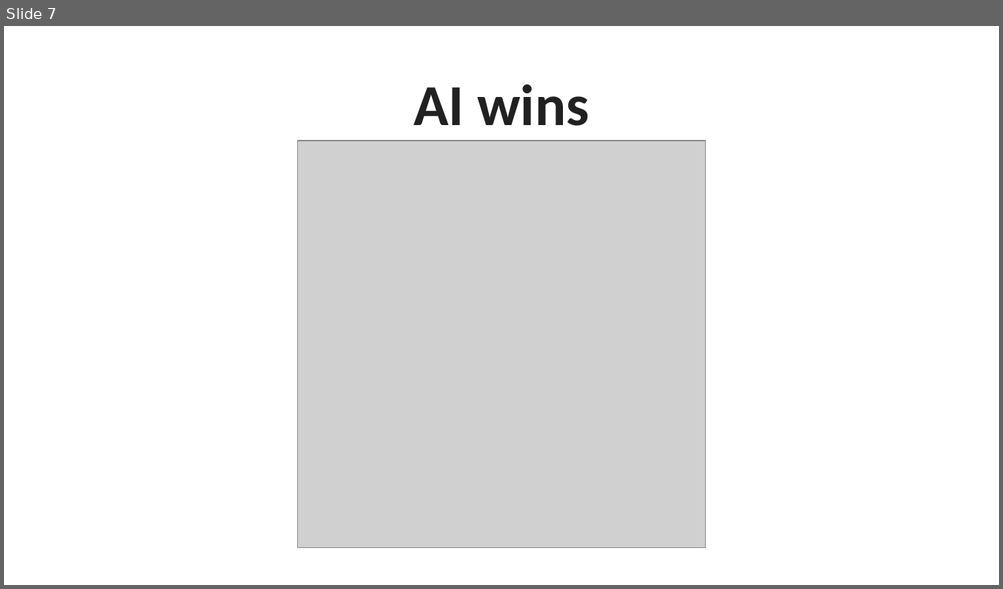
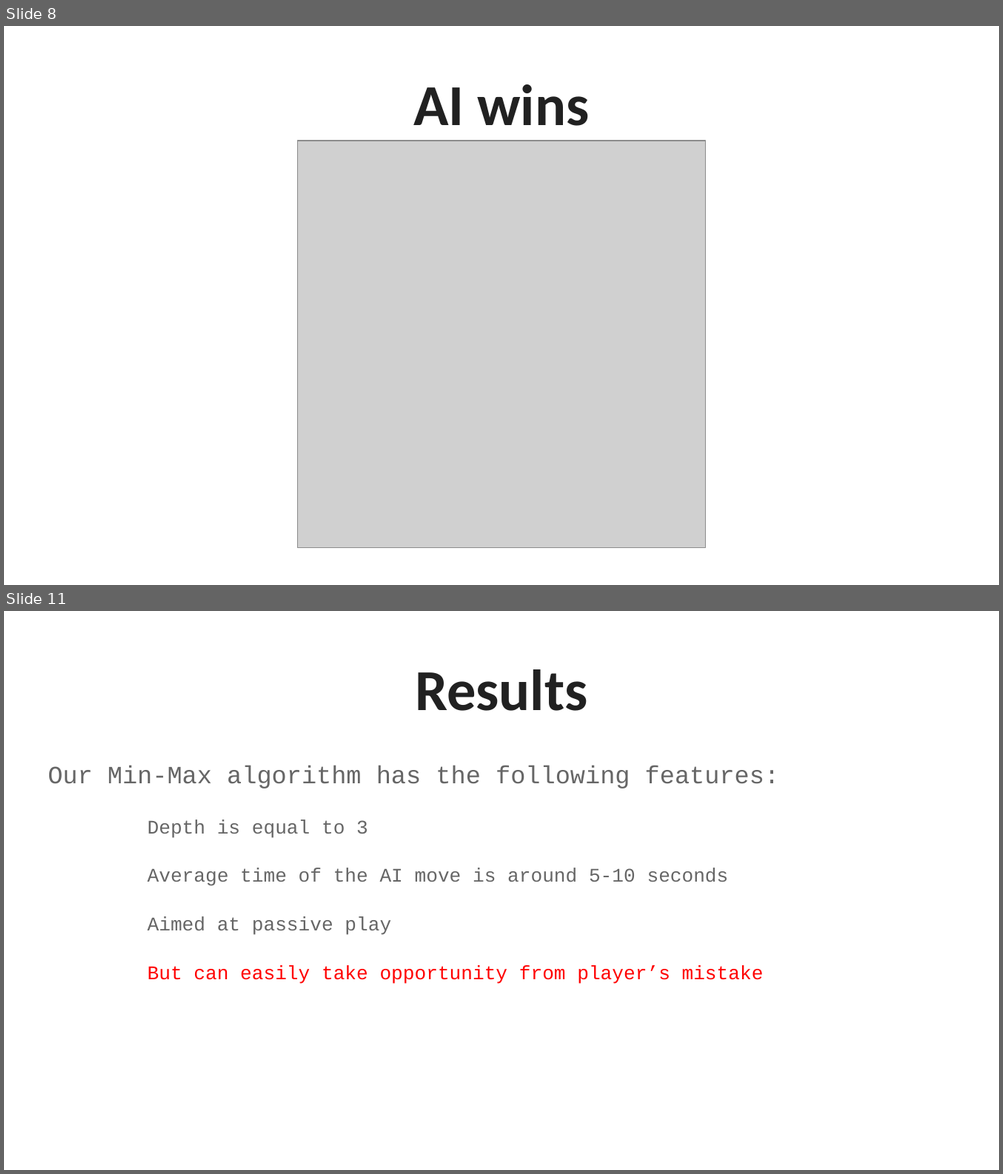
Before and after one commit to fardeenmohd/Chess-Masters, a slide deck: Chess With Min Max Algorithm.pptx. Shown one above the other, each under a label of ours: slide 7 before the commit, slides 8 and 11 after it; the slides between them are not shown. The pictures are 1003x589 and 1003x1174 pixels, drawn with LibreOffice and Linux fonts; fonts in the diff are those of the drawing; grey boxes stand for pictures. Boxes give left, top, right and bottom in pixels: in the first picture for what was removed or moved away, otherwise in the second. Text is boxed around its words. In the diff, an @@ line names an element or a change of style, - is before the commit and + after.

Commit message:
Improved presentation

```diff
--- a/Chess With Min Max Algorithm.pptx
+++ b/Chess With Min Max Algorithm.pptx
@@ slide 11 added at [4, 611, 999, 1170], background #FFFFFF @@
@@ title added at [415, 669, 587, 711], 42 pt, text #212121, bold @@
+Results
@@ text added at [48, 766, 779, 984], 14 pt, text #666666 @@
+Our Min-Max algorithm has the following features:
+              Depth is equal to 3
+              Average time of the AI move is around 5-10 seconds
+              Aimed at passive play
+              But can easily take opportunity from player’s mistake
@@ what was slide 7 is now slide 8 @@
```
Also in this commit, not shown: 1 slide changed, 5 other slides added.
